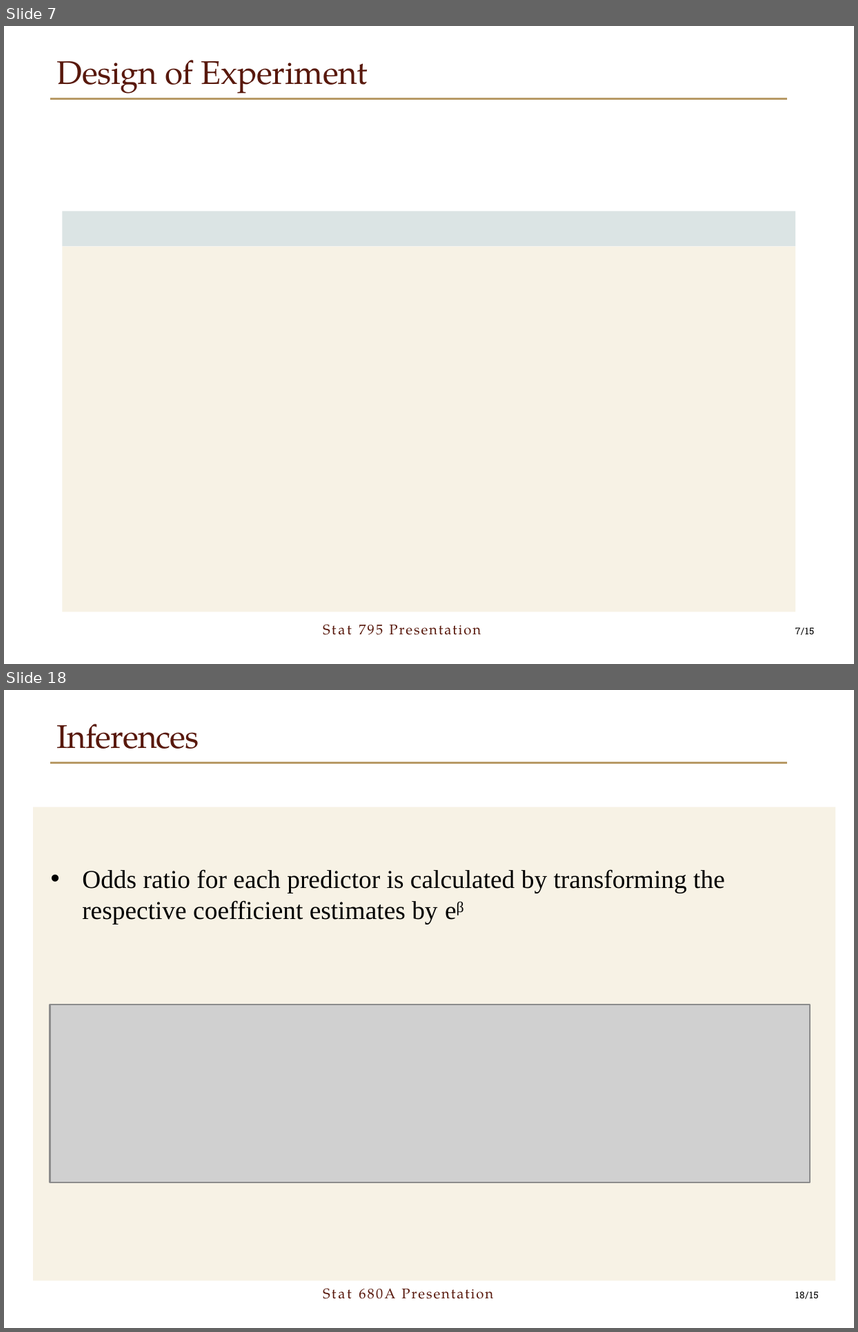
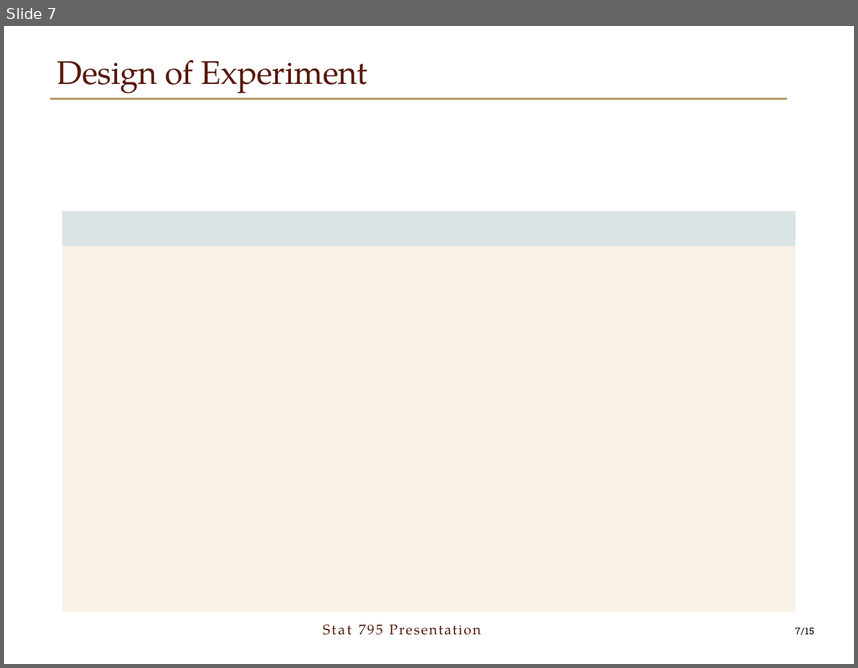
Before and after one commit to boygloyd/Stat795_Final_Project, a slide deck: Presentation/795 PowerPoint.pptx. Shown one above the other, each under a label of ours: slides 7 and 18 before the commit, slide 7 after it; the slides between them are not shown. The pictures are 858x1332 and 858x668 pixels, drawn with LibreOffice and Linux fonts; fonts in the diff are those of the drawing; grey boxes stand for pictures; background and template pictures are left out. Boxes give left, top, right and bottom in pixels: in the first picture for what was removed or moved away, otherwise in the second. Text is boxed around its words. In the diff, an @@ line names an element or a change of style, - is before the commit and + after.

```diff
--- a/Presentation/795 PowerPoint.pptx
+++ b/Presentation/795 PowerPoint.pptx
@@ slide 18 removed at [4,690,854,1328], background #FFFFFF; not listed: 1 template element that a slide beside it also shows @@
@@ text removed at [57,724,199,749] @@
-Inferences
@@ freeform shape removed at [33,807,835,1281] @@
@@ text removed at [82,869,725,924] @@
-• Odds ratio for each predictor is calculated by transforming the respective coefficient estimates by eβ
@@ picture removed at [50,1005,810,1184] @@
@@ text removed at [401,1289,493,1299] @@
-Stat 680A Presentation
@@ page number removed at [795,1292,819,1299] @@
-18/15
```
Also in this commit, not shown: 10 other slides removed.
